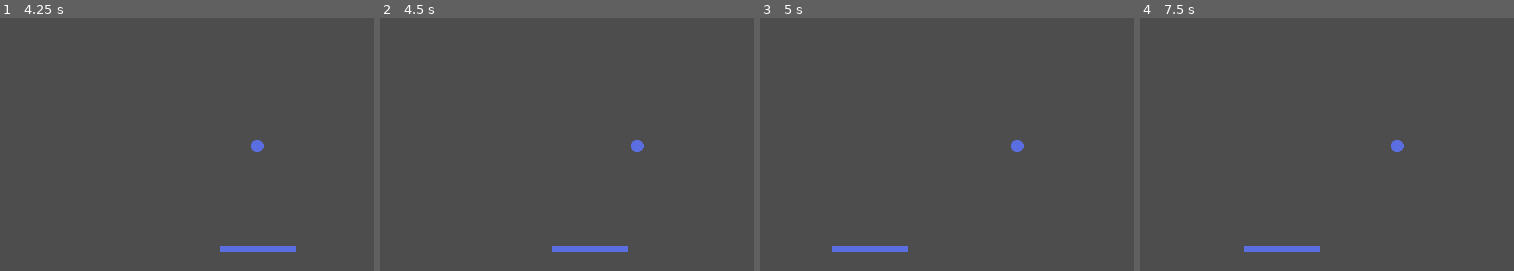
Above: before the commit, frames 1-4 (left to right).
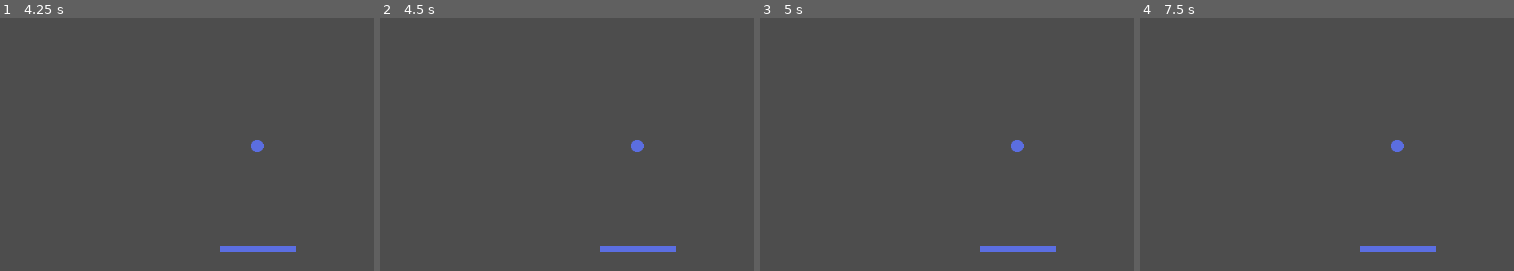
Above: after the commit, the same moments.

Repository: Dripcoding/godot-breakout2d
Game: Godot game, scene res://scenes/main.tscn
Same seed, same stepped clock (60 frames per second), same inputs: the game is played once before the commit and once after it.
Inputs (mouse positions are % of the whole screen's width and height, from its top left):
- Up to frame 1 (4.25 s): click "Start Game" at 0.5 s; tap Enter at 1.25 s; move the mouse to (72, 47) at 1.27 s; hold Right (move_right) 1.28-2 s; tap R (resume) at 1.35 s; click (72, 47) at 1.42 s; drag from (27, 59) to (outside the picture) at 2.02 s; tap Space at 2.75 s; move the mouse to (59, 28) at 2.77 s; hold Right (move_right) 2.78-3.5 s; tap Alt at 2.85 s; drag from (43, 76) to (16, 36) at 3.52 s
- Up to frame 2 (4.5 s): tap Enter at 4.25 s; move the mouse to (80, 70) at 4.27 s; hold Left (move_left) from 4.28 s (still down); tap R (resume) at 4.35 s
- Up to frame 3 (5 s): keep holding Left (move_left); tap P (pause) at 4.9 s
- Up to frame 4 (7.5 s): release Left (move_left) at 5 s; drag from (16, 36) to (outside the picture) at 5.02 s; tap Space at 5.75, 7.25 s; move the mouse to (53, 53) at 5.77 s; hold Left (move_left) 5.78-6.5 s; tap Alt at 5.85 s; click (53, 53) at 5.92 s; tap Enter at 6.5 s; drag from (32, 25) to (27, 59) at 6.52 s; move the mouse to (72, 47) at 7.27 s; hold Right (move_right) from 7.28 s (still down); tap R (resume) at 7.35 s
The pictures show only the part of the screen within x 14-64%, y 50-100%; the shares and areas given below are measured in that part.

Frame 1 is identical in both runs. In frame 2, 0.6% of the frame differs, in the area x 45-80%, y 90-93%; in frame 3, 1.0%, in the area x 19-80%, y 90-93%; in frame 4, 1.0%.

Commit message:
prevent player movement on game over

Diff:
--- a/code/player.gd
+++ b/code/player.gd
@@ -12,6 +12,7 @@
 
 
 var pause_game: bool = true
+var game_over: bool = false
 
 
 func _ready() -> void:
@@ -22,7 +23,7 @@
 func _process(delta) -> void:
 	var velocity: Vector2 = Vector2.ZERO
 
-	if pause_game:
+	if pause_game or game_over:
 		return
 	elif Input.is_action_pressed('move_right'):
 		velocity.x += 20
@@ -42,18 +43,26 @@
 
 
 func on_game_over() -> void:
+	game_over = true
 	position.x = position_x_initial
 	position.y = position_y_initial
+
+
+func quit() -> void:
+	game_over = true
 
 
 func on_game_start() -> void:
 	set_pause_game(false)
 
+
 func pause() -> void:
 	set_pause_game(true)
+
 
 func resume() -> void:
 	set_pause_game(false)
 
+
 func set_pause_game(val: bool) -> void:
 	pause_game = val
